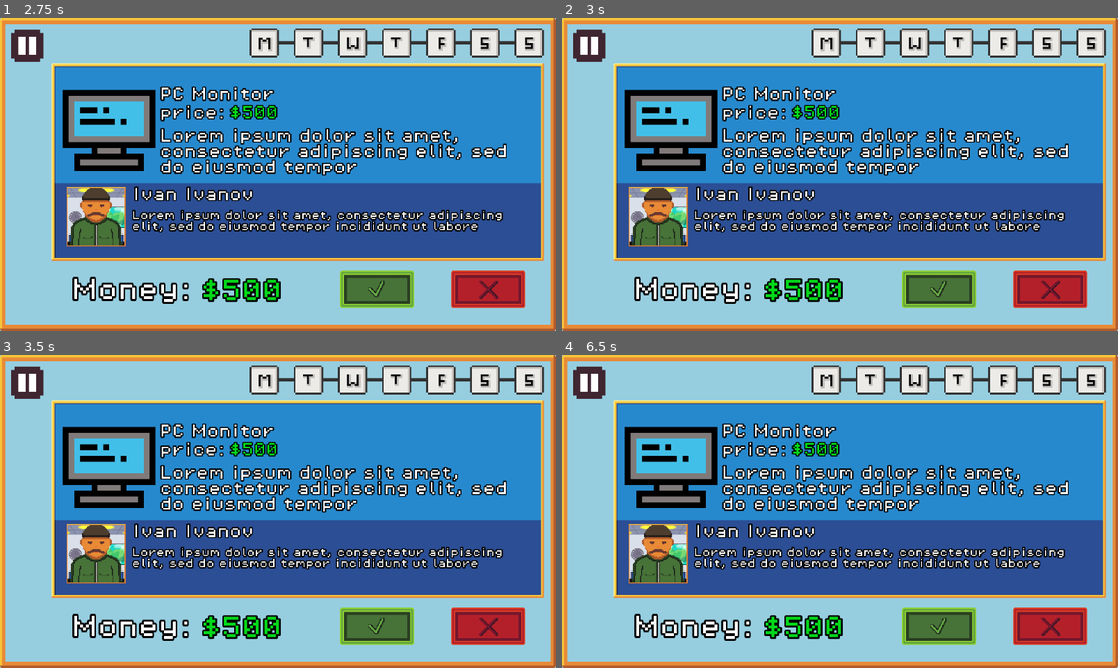
Above: before the commit, frames 1-4 (two rows, left to right).
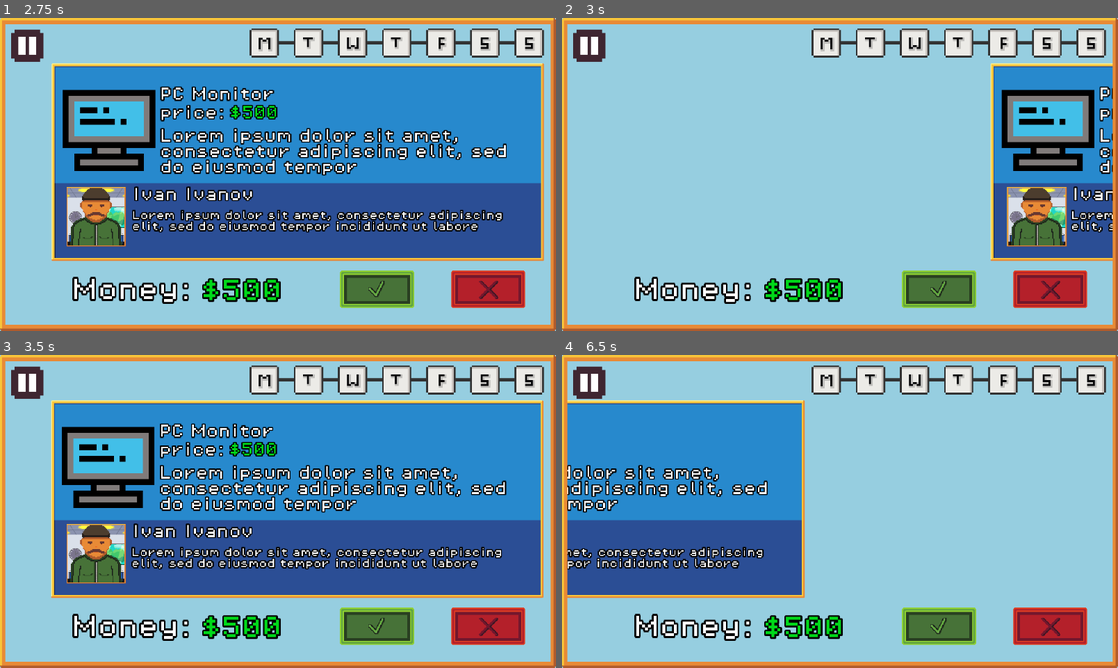
Above: after the commit, the same moments.

Repository: MartinR260/HackTUES11KVK
Game: Godot game, scene res://MainMenu.tscn
Same seed, same stepped clock (60 frames per second), same inputs: the game is played once before the commit and once after it. Sound files missing from this copy of the repository are replaced by a short silence.
Inputs (mouse positions are in pixels of both pictures, inside the frame that each line leads up to):
- Up to frame 1 (2.75 s): click "Start Game" at 0.5 s; click (378, 290) at 1.25 s; click (378, 290) at 2 s
- Up to frame 2 (3 s): click (1051, 290) at 2.75 s
- Up to frame 3 (3.5 s): no input
- Up to frame 4 (6.5 s): click (1051, 627) at 3.5 s; click (940, 627) at 4.25 s; click (1051, 627) at 5 s; tap Space at 6.02 s

Frame 1 is identical in both runs. In frame 2, 51% of the frame differs, in the area x 9-100%, y 14-78%; in frame 3, 5.6%; in frame 4, 50%.
Error in both runs: Invalid access to property or key 'money' on a base object of type 'Nil'. (res://MainLoop.gd:52)

Commit message:
update items and icons and stuff on side scrolling input

Diff:
--- a/hacktues11/ChatTradeMenu.tscn
+++ b/hacktues11/ChatTradeMenu.tscn
@@ -14,7 +14,7 @@
 [ext_resource type="Texture2D" uid="uid://b4lydw5k8rat3" path="res://assets/offer_background.png" id="9_4g7jg"]
 [ext_resource type="Texture2D" uid="uid://bn4hplw5tknpe" path="res://assets/people/person_1_1.png" id="9_23itu"]
 [ext_resource type="Texture2D" uid="uid://c78twwryoo1bh" path="res://assets/chat-output.png" id="9_os3wd"]
-[ext_resource type="Texture2D" uid="uid://yygnv6741yds" path="res://assets/tech.png" id="9_yqtma"]
+[ext_resource type="Texture2D" uid="uid://yygnv6741yds" path="res://assets/items/tech.png" id="9_yqtma"]
 
 [sub_resource type="Animation" id="Animation_7u6cb"]
 length = 0.001
--- a/hacktues11/PickTradeMenu.gd
+++ b/hacktues11/PickTradeMenu.gd
@@ -25,15 +25,16 @@
 @onready var trade_description: Label = $TradeInfo/TradeDescription
 @onready var price_ammount: Label = $TradeInfo/priceAmmount
 @onready var item_name: Label = $TradeInfo/priceLabel2
+@onready var npc_icon: TextureRect = $TextureRect3/TraderIcon/TextureRect
+@onready var item_icon: TextureRect = $TradeInfo/TextureRect
 
 @onready var transition_anim = $TextureRect3/AnimationPlayer
 
 var offers: Array
+var items: Array
 var idx: int = 0
 
-offers[idx]
-
-func _ready() -> void:
+func load_offers():
 	var url = "http://127.0.0.1:5000/api/offers"
 	http_request.request(url, [], HTTPClient.METHOD_GET)
 	var response = await http_request.request_completed
@@ -53,6 +54,31 @@
 	var response_text = body.get_string_from_utf8().strip_edges()
 	response_text.replacen("\\'", "'")
 	offers = JSON.parse_string(response_text)["content"]
+
+func load_items():
+	var url = "http://127.0.0.1:5000/api/items"
+	http_request.request(url, [], HTTPClient.METHOD_GET)
+	var response = await http_request.request_completed
+
+	var result = response[0]
+	var response_code = response[1]
+	var body = response[3]
+
+	if result != HTTPRequest.RESULT_SUCCESS:
+		print("HTTP Request failed with result code: ", result)
+		return
+
+	if response_code != 200:
+		print("HTTP Request returned error code: ", response_code)
+		return
+
+	var response_text = body.get_string_from_utf8().strip_edges()
+	response_text.replacen("\\'", "'")
+	items = JSON.parse_string(response_text)["content"]
+
+func _ready() -> void:
+	await load_offers()
+	await load_items()
 
 	idx = -1
 	reload()
@@ -108,3 +134,15 @@
 	trade_description.text = offers[idx]["offer"]["description"]
 	price_ammount.text = "$" + str(offers[idx]["offer"]["price"])
 	item_name.text = offers[idx]["offer"]["item_id"]
+
+	var gender_idx = 1 if offers[idx]["npc"]["image_id"] < 3 else 2
+	var idx = (int(offers[idx]["npc"]["image_id"]) % 3) + 1
+	npc_icon.texture = load("res://assets/people/person_" + str(gender_idx) + "_" + str(idx) + ".png")
+
+	var item_ = null
+	for item in items:
+		if item["name"] == item_name.text:
+			item_ = item
+
+	if item_:
+		item_icon.texture = load("res://assets/items/" + item_["type"] + ".png")
Not shown: 1 places in hacktues11/MainMenu.tscn that only renumber resources
Binary file added: hacktues11/assets/items/clothing.png
Not shown, added: hacktues11/assets/items/clothing.png.import
Binary file added: hacktues11/assets/items/jewelry.png
Not shown, added: hacktues11/assets/items/jewelry.png.import
Renamed: hacktues11/assets/tech.png -> hacktues11/assets/items/tech.png
Not shown, changed: hacktues11/assets/items/tech.png.import
Binary file added: hacktues11/assets/items/tool.png
Not shown, added: hacktues11/assets/items/tool.png.import
Binary file added: hacktues11/assets/items/vehicle.png
Not shown, added: hacktues11/assets/items/vehicle.png.import
Binary file added: hacktues11/assets/items/weapon.png
(and 5 more such lines)
